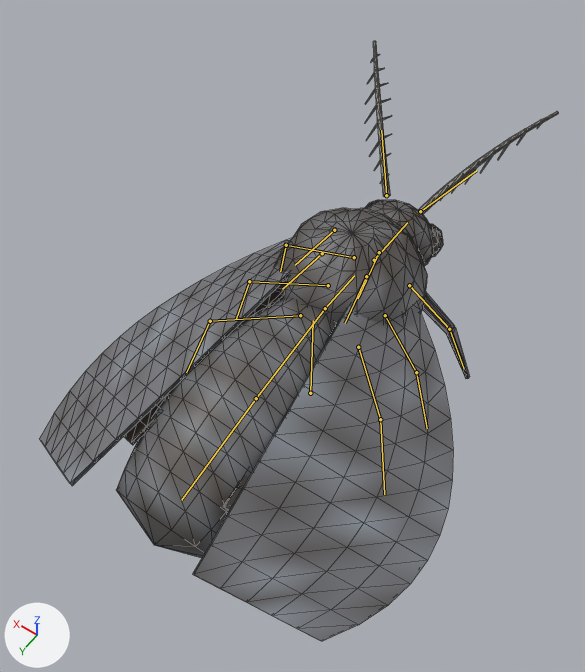
The glTF model assets/creatures/flue_moth/flue_moth.glb, before and after one commit.
Both versions are drawn from a 50 mm lens placed at (-0.53, 0.809, 1.433), pointed at (0.013, 0.049, 0.239). Arrows for +X, +Y and +Z are at lower left; the lights stay in place. The picture after the commit comes second. The bones that bend it are drawn over the model as lines. Mesh edges are drawn as thin lines.

Names of what the first picture shows: 'flue_moth'.
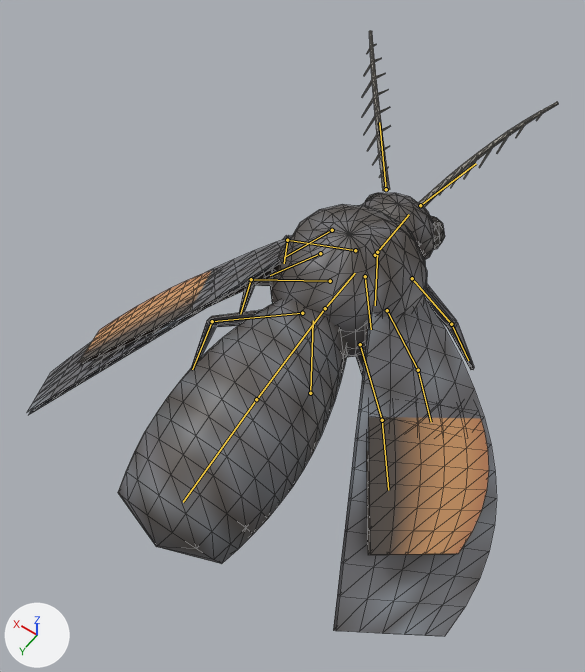
The newer file adds an action. The first version stands in its rest pose; the second is drawn at frame 8 of the action 'idle_b'.

What the commit changed:
Bone 'thorax' (bone_thorax) turns from (0, 0, 0) to (4, 0, 0) degrees about its own x, y and z.
Bone 'abdomen0' (bone_abdomen0) turns from (0, 0, 0) to (3, 0, 0) degrees about its own x, y and z.
Bone 'forewing_l' (bone_forewing_l) turns from (0, 0, 0) to (-5, 11, -19) degrees about its own x, y and z.
Bone 'hindwing_l' (bone_hindwing_l) turns from (0, 0, 0) to (-5, 9, -27) degrees about its own x, y and z.
Bone 'forewing_r' (bone_forewing_r) turns from (0, 0, 0) to (-5, -11, 19) degrees about its own x, y and z.
Bone 'hindwing_r' (bone_hindwing_r) turns from (0, 0, 0) to (-5, -9, 27) degrees about its own x, y and z.

Pixel boxes (x1, y1, x2, y2) of what changed, in the pictures (585 x 672 px):
'flue_moth', posed
    before: (39, 41, 558, 642)
    after: (27, 31, 558, 636)
bone 'thorax', root to tip
    before: (325, 308) to (354, 275)
    after: (325, 308) to (355, 273)
bone 'abdomen0', root to tip
    before: (325, 308) to (256, 398)
    after: (325, 308) to (256, 399)
bone 'forewing_l', root to tip
    before: (334, 230) to (295, 265)
    after: (332, 230) to (284, 257)
bone 'hindwing_l', root to tip
    before: (322, 253) to (282, 289)
    after: (320, 253) to (270, 275)
bone 'forewing_r', root to tip
    before: (379, 252) to (358, 298)
    after: (377, 252) to (375, 305)
bone 'hindwing_r', root to tip
    before: (366, 276) to (345, 323)
    after: (365, 276) to (371, 329)
